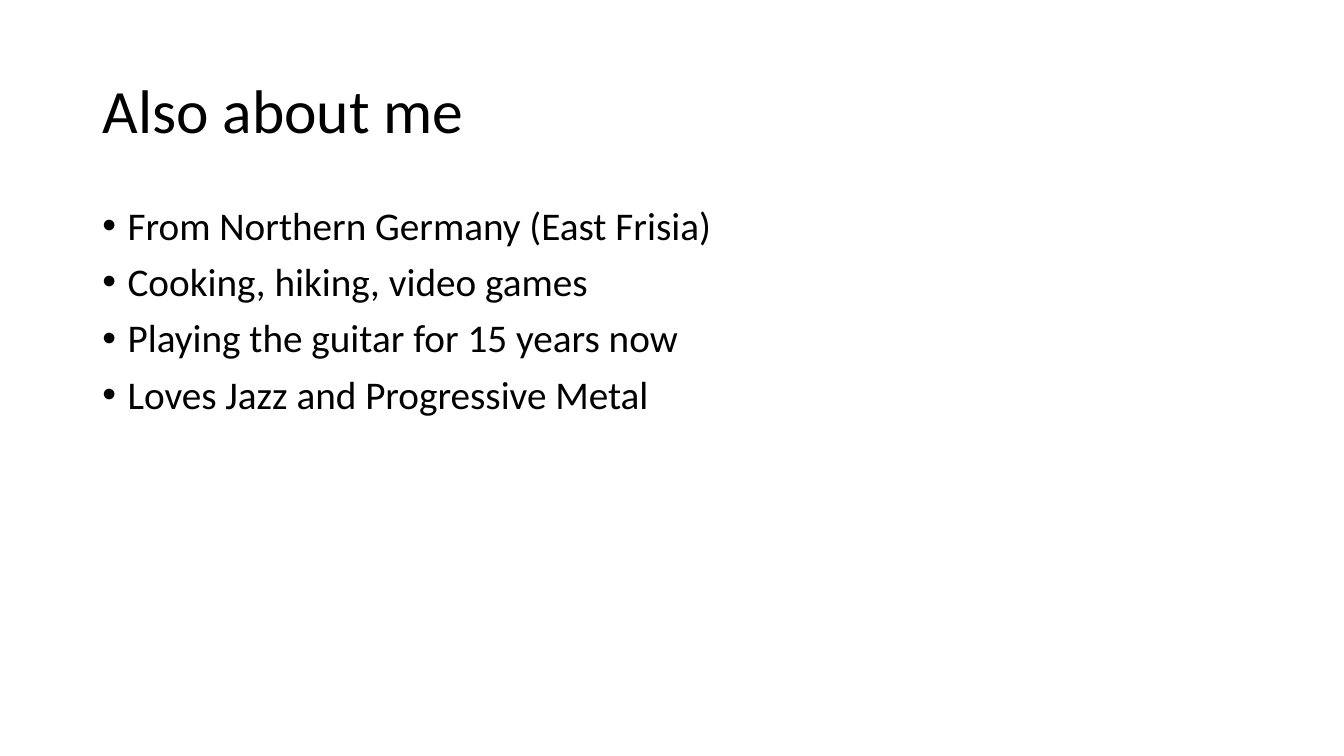
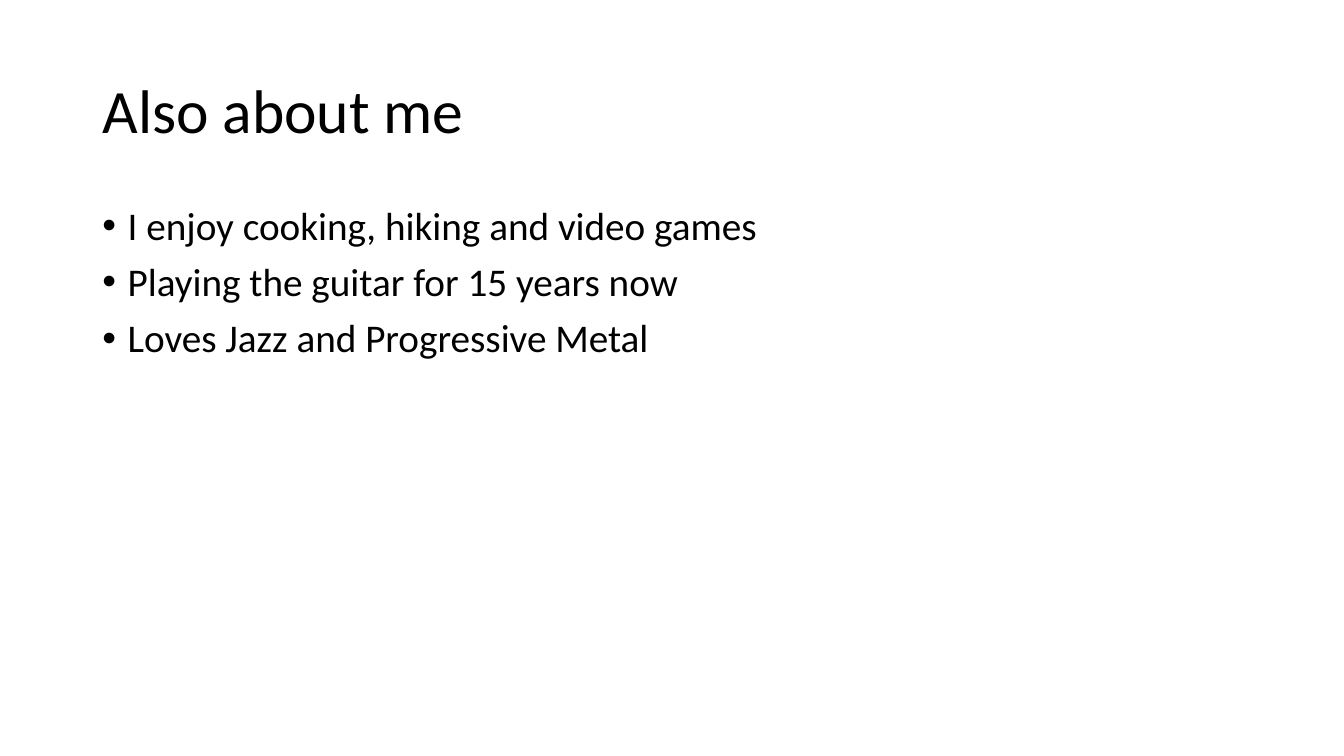
Before and after one commit to boolean-julian/coolinggen_thesis, a slide deck: slide 18 of julianlueken.pptx (slide 15 before the commit). Drawn at 1344x756 pixels with LibreOffice and Linux fonts; fonts in the diff are those of the drawing. Boxes give left, top, right and bottom in pixels: in the first picture for what was removed or moved away, otherwise in the second. Text is boxed around its words. In the diff, an @@ line names an element or a change of style, - is before the commit and + after.

```diff
--- a/julianlueken.pptx
+++ b/julianlueken.pptx
@@ text at (x1=128, y1=212, x2=757, y2=247): text changed @@
-• From Northern Germany (East Frisia)
-• Cooking, hiking, video games
+• I enjoy cooking, hiking and video games
```
Also in this commit, not shown: 2 other slides changed, 5 slides added, 2 slides removed, 8 other files.
